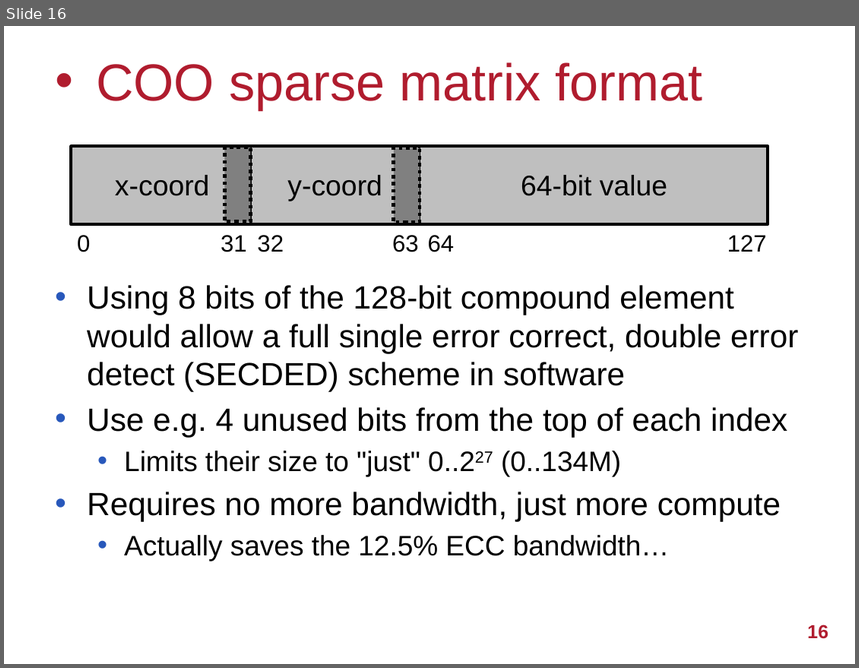
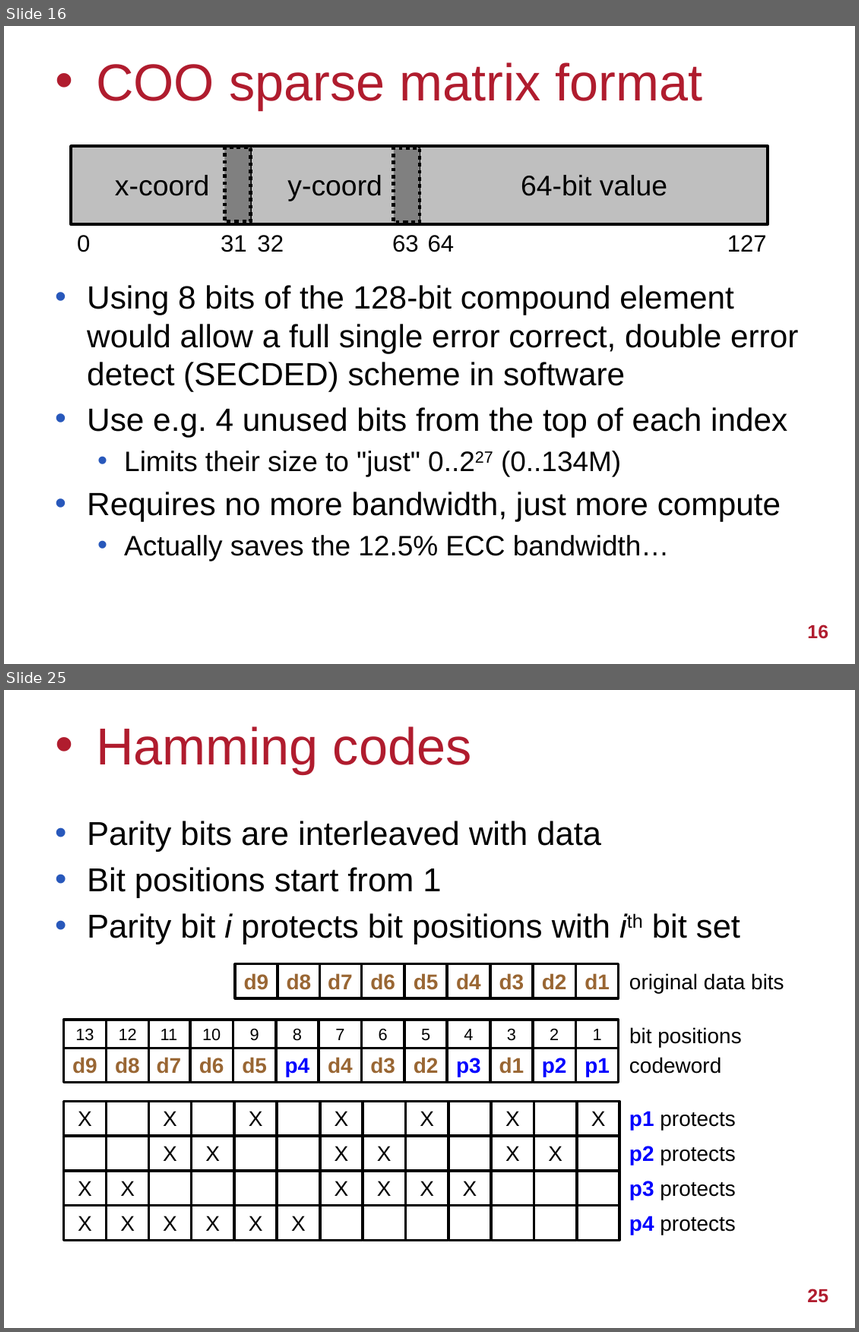
Before and after one commit to UoB-HPC/abft-training, a slide deck: abft-training.pptx. Shown one above the other, each under a label of ours: slide 16 before the commit, slides 16 and 25 after it; the slides between them are not shown. The pictures are 859x668 and 859x1332 pixels, drawn with LibreOffice and Linux fonts; fonts in the diff are those of the drawing; background and template pictures are left out. Boxes give left, top, right and bottom in pixels: in the first picture for what was removed or moved away, otherwise in the second. Text is boxed around its words. In the diff, an @@ line names an element or a change of style, - is before the commit and + after.

Commit message:
Add slides describing hamming codes and 7/8-bit SEC schemes

```diff
--- a/abft-training.pptx
+++ b/abft-training.pptx
@@ slide 25 added at [4, 690, 855, 1328], background #FFFFFF @@
@@ title added at [96, 726, 472, 774], 44 pt, text #B01C2E @@
+• Hamming codes
@@ text added at [87, 821, 740, 945], 28 pt, text #000000 @@
+• Parity bits are interleaved with data
+• Bit positions start from 1
+• Parity bit i protects bit positions with ith bit set
@@ group added at [235, 964, 619, 998]: 9 rectangles @@
+d7
+d6
+d5
+d4
+d3
+d2
+d1
+d8
+d9
@@ text added at [629, 973, 785, 993], 18 pt, text #000000 @@
+original data bits
@@ group added at [63, 1019, 619, 1049]: 13 rectangles @@
+8
+7
+6
+5
+4
+3
+2
+1
+11
+10
+9
+13
+12
@@ text added at [629, 1027, 741, 1048], 18 pt, text #000000 @@
+bit positions
@@ group added at [63, 1049, 619, 1082]: 13 rectangles @@
+p4
+d4
+d3
+d2
+p3
+d1
+p2
+p1
+d7
+d6
+d5
+d8
+d9
@@ text added at [629, 1057, 721, 1074], 18 pt, text #000000 @@
+codeword
@@ group added at [63, 1101, 620, 1135]: 13 rectangles @@
+X
+X
+X
+X
+X
+X
+X
@@ text added at [629, 1111, 736, 1130], 18 pt, text #000000 @@
+p1 protects
@@ group added at [63, 1136, 620, 1170]: 13 rectangles @@
+X
+X
+X
+X
+X
+X
@@ text added at [629, 1146, 736, 1165], 18 pt, text #000000 @@
+p2 protects
@@ group added at [63, 1171, 620, 1205]: 13 rectangles @@
+X
+X
+X
+X
+X
+X
@@ text added at [629, 1181, 736, 1200], 18 pt, text #000000 @@
+p3 protects
@@ group added at [63, 1206, 620, 1240]: 13 rectangles @@
+X
+X
+X
+X
+X
+X
@@ text added at [629, 1216, 736, 1235], 18 pt, text #000000 @@
+p4 protects
@@ page number added at [807, 1289, 829, 1303], 16 pt, text #B01C2E, bold @@
+25
```
Also in this commit, not shown: 6 slides changed, 16 other slides added, 1 slide removed.
